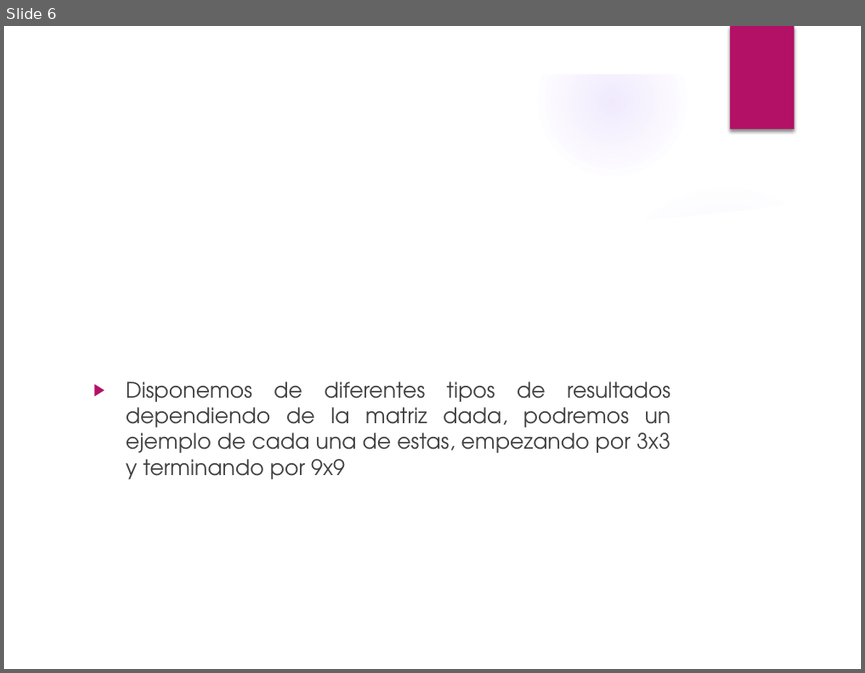
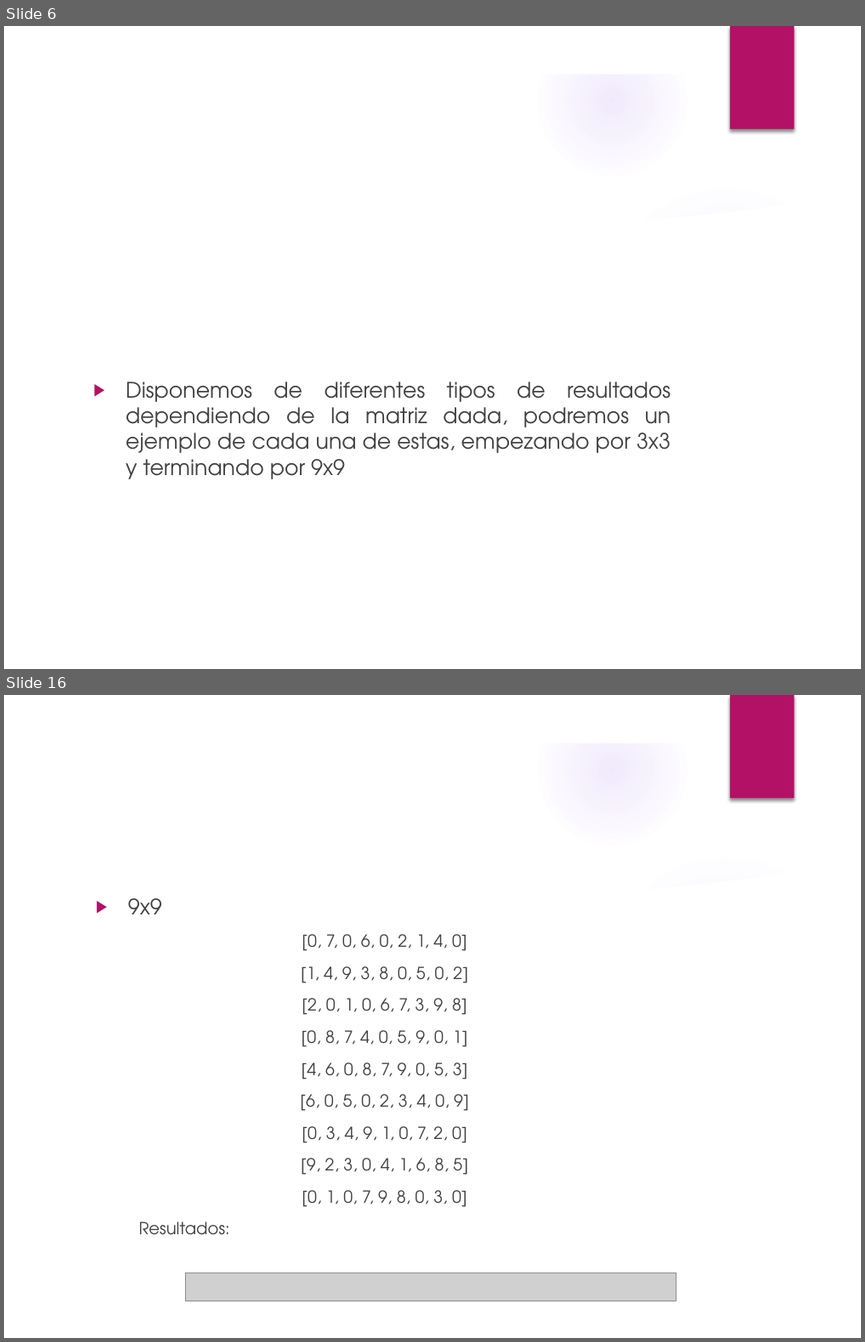
Before and after one commit to raunavcru/hitori-ia, a slide deck: Presentacion.pptx. Shown one above the other, each under a label of ours: slide 6 before the commit, slides 6 and 16 after it; the slides between them are not shown. The pictures are 865x673 and 865x1342 pixels, drawn with LibreOffice and Linux fonts; fonts in the diff are those of the drawing; grey boxes stand for pictures; background and template pictures are left out. Boxes give left, top, right and bottom in pixels: in the first picture for what was removed or moved away, otherwise in the second. Text is boxed around its words. In the diff, an @@ line names an element or a change of style, - is before the commit and + after.

```diff
--- a/Presentacion.pptx
+++ b/Presentacion.pptx
@@ slide 16 added at bbox=[4, 695, 861, 1338], background picture (left out); not listed: 9 template elements that a slide beside it also shows @@
@@ text added at bbox=[128, 898, 469, 1207], 14 pt, text #404040 @@
+▶ 9x9
+[0, 7, 0, 6, 0, 2, 1, 4, 0]
+[1, 4, 9, 3, 8, 0, 5, 0, 2]
+[2, 0, 1, 0, 6, 7, 3, 9, 8]
+[0, 8, 7, 4, 0, 5, 9, 0, 1]
+[4, 6, 0, 8, 7, 9, 0, 5, 3]
+[6, 0, 5, 0, 2, 3, 4, 0, 9]
+[0, 3, 4, 9, 1, 0, 7, 2, 0]
+[9, 2, 3, 0, 4, 1, 6, 8, 5]
+[0, 1, 0, 7, 9, 8, 0, 3, 0]
+Resultados:
@@ title added at bbox=[139, 1221, 230, 1235], 32 pt, text #FFFFFF @@
+Resultados
@@ picture added at bbox=[186, 1272, 676, 1300] @@
```
Also in this commit, not shown: 6 slides changed, 4 other slides added.
